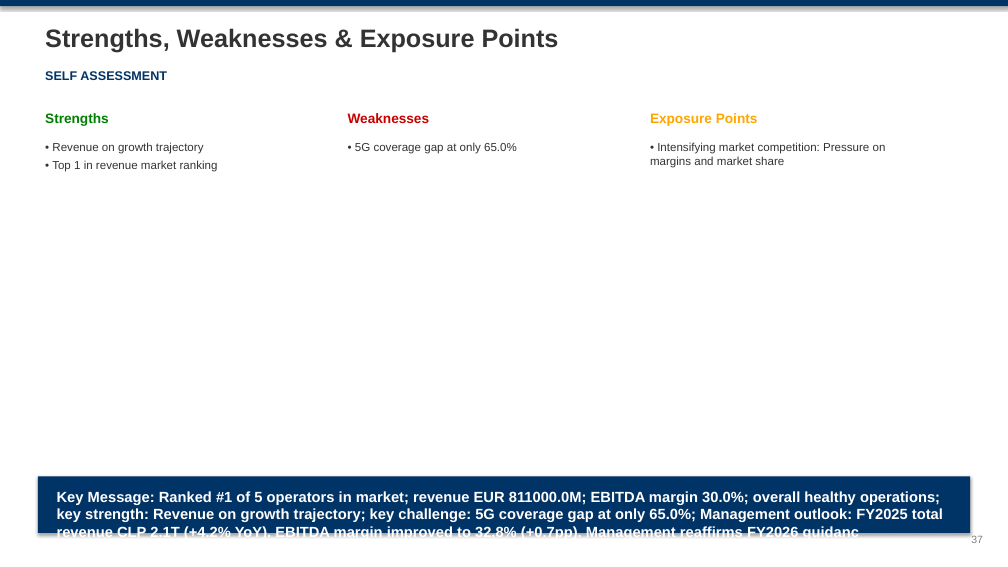
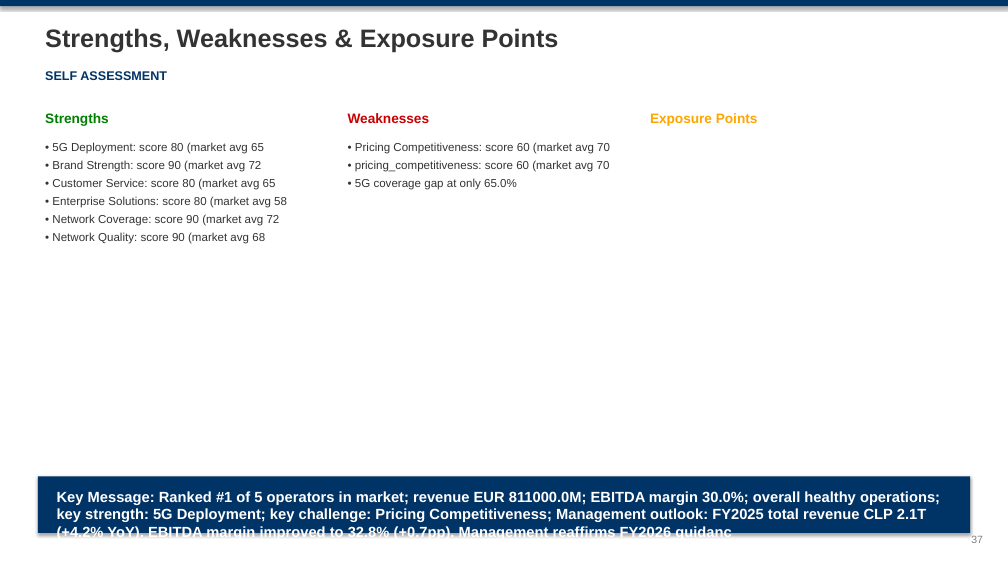
Before and after one commit to mypinseeker/BLM-Financial-Report-Analysis, a slide deck: slide 37 of reports/chile/entel_cl/CQ4_2025/blm_entel_cl_analysis_cq4_2025.pptx. Drawn at 1008x567 pixels with LibreOffice and Linux fonts; fonts in the diff are those of the drawing. Boxes give left, top, right and bottom in pixels: in the first picture for what was removed or moved away, otherwise in the second. Text is boxed around its words. In the diff, an @@ line names an element or a change of style, - is before the commit and + after.

```diff
--- a/reports/chile/entel_cl/CQ4_2025/blm_entel_cl_analysis_cq4_2025.pptx
+++ b/reports/chile/entel_cl/CQ4_2025/blm_entel_cl_analysis_cq4_2025.pptx
@@ text at (52, 142, 287, 244): text changed @@
-• Revenue on growth trajectory
-• Top 1 in revenue market ranking
+• 5G Deployment: score 80 (market avg 65
+• Brand Strength: score 90 (market avg 72
+• Customer Service: score 80 (market avg 65
+• Enterprise Solutions: score 80 (market avg 58
+• Network Coverage: score 90 (market avg 72
+• Network Quality: score 90 (market avg 68
@@ text at (355, 142, 610, 172): paragraphs added @@
+• Pricing Competitiveness: score 60 (market avg 70
+• pricing_competitiveness: score 60 (market avg 70
@@ text removed at (650, 142, 886, 168) @@
-• Intensifying market competition: Pressure on margins and market share
@@ text at (57, 491, 940, 540): text changed @@
-Key Message: Ranked #1 of 5 operators in market; revenue EUR 811000.0M; EBITDA margin 30.0%; overall healthy operations; key strength: Revenue on growth trajectory; key challenge: 5G coverage gap at only 65.0%; Management outlook: FY2025 total revenue CLP 2.1T (+4.2% YoY). EBITDA margin improved to 32.8% (+0.7pp). Management reaffirms FY2026 guidanc
+Key Message: Ranked #1 of 5 operators in market; revenue EUR 811000.0M; EBITDA margin 30.0%; overall healthy operations; key strength: 5G Deployment; key challenge: Pricing Competitiveness; Management outlook: FY2025 total revenue CLP 2.1T (+4.2% YoY). EBITDA margin improved to 32.8% (+0.7pp). Management reaffirms FY2026 guidanc
```
Also in this commit, not shown: 12 other slides changed, 15 other files.
